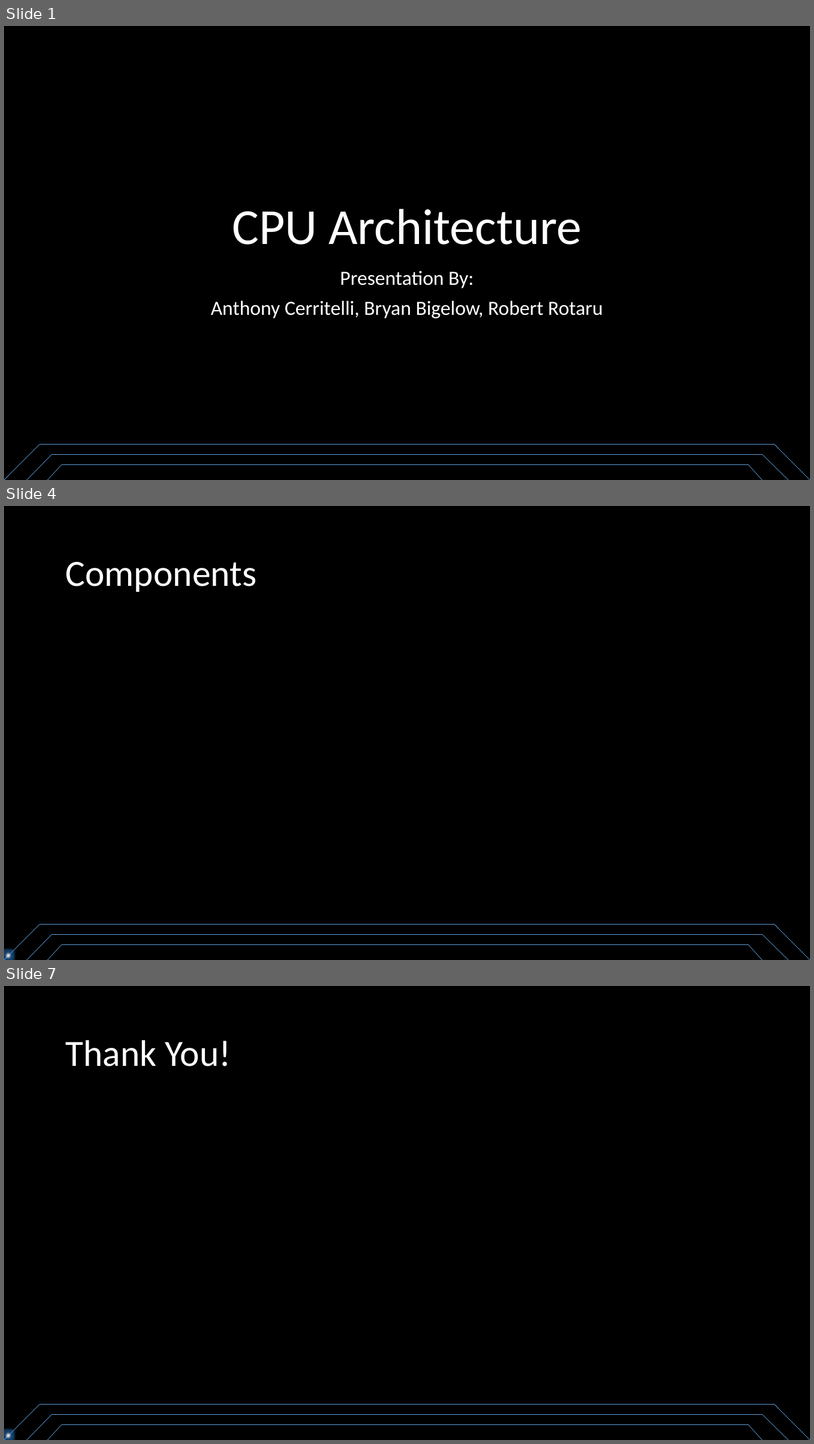
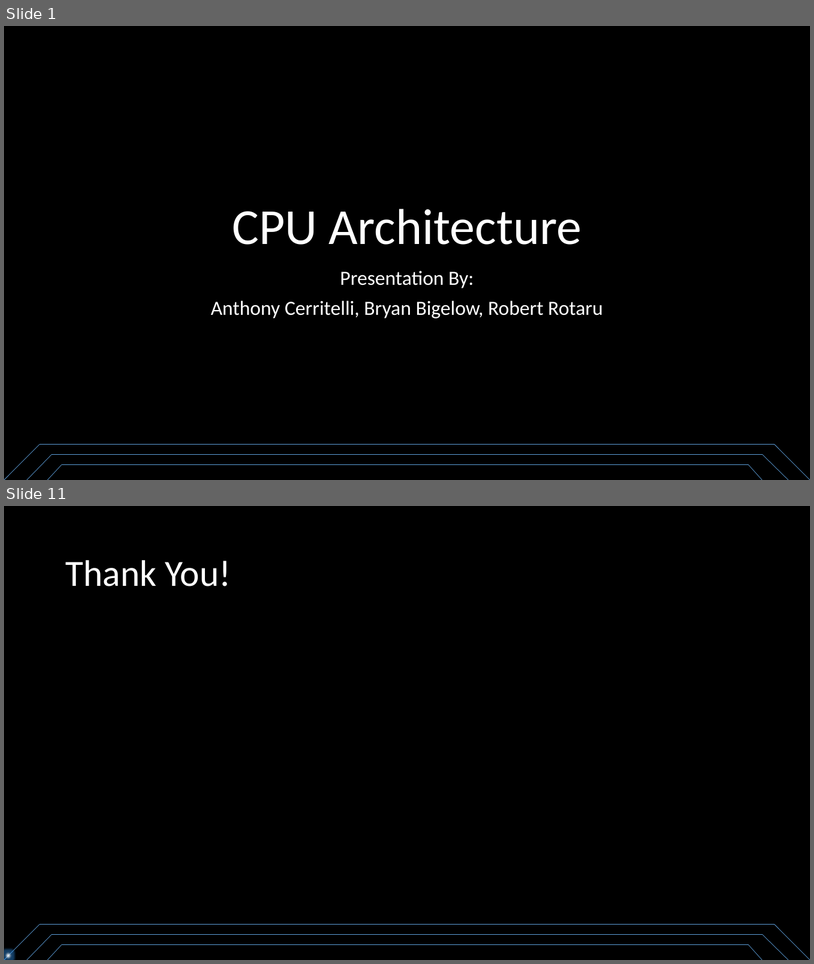
Before and after one commit to rrotaru/CS385-CPU, a slide deck: Source Files/Final/CPU Architecture.pptx. Shown one above the other, each under a label of ours: slides 1, 4 and 7 before the commit, slides 1 and 11 after it; the slides between them are not shown. The pictures are 814x1444 and 814x964 pixels, drawn with LibreOffice and Linux fonts; fonts in the diff are those of the drawing. Boxes give left, top, right and bottom in pixels: in the first picture for what was removed or moved away, otherwise in the second. Text is boxed around its words. In the diff, an @@ line names an element or a change of style, - is before the commit and + after.

```diff
--- a/Source Files/Final/CPU Architecture.pptx
+++ b/Source Files/Final/CPU Architecture.pptx
@@ slide 4 removed at (x1=4, y1=506, x2=810, y2=960), background #000000 @@
@@ title removed at (x1=65, y1=562, x2=257, y2=592) @@
-Components
@@ line removed from (39, 924) to (4, 960) @@
@@ line removed from (52, 934) to (27, 960) @@
@@ line removed from (775, 924) to (39, 924) @@
@@ line removed from (762, 934) to (52, 934) @@
@@ line removed from (789, 960) to (762, 934) @@
@@ line removed from (810, 960) to (775, 924) @@
@@ ellipse removed at (x1=4, y1=951, x2=12, y2=960) @@
@@ line removed from (62, 944) to (48, 960) @@
@@ line removed from (749, 944) to (62, 944) @@
@@ line removed from (762, 960) to (749, 944) @@
@@ what was slide 7 is now slide 11 @@
```
Also in this commit, not shown: 3 slides changed, 6 slides added, 1 other slide removed, 4 other files.
